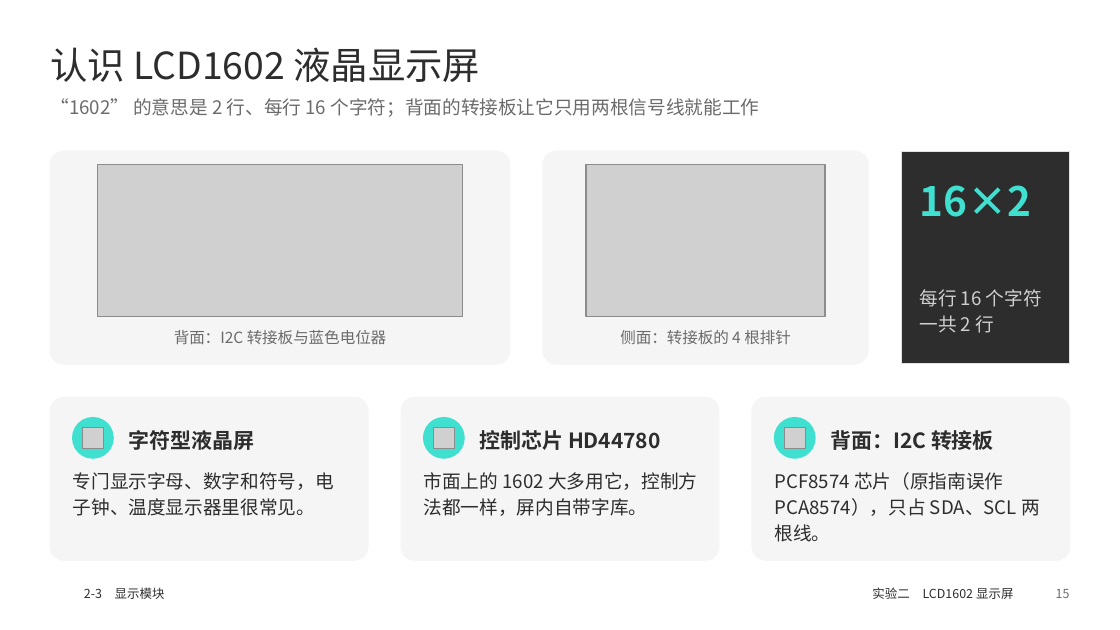
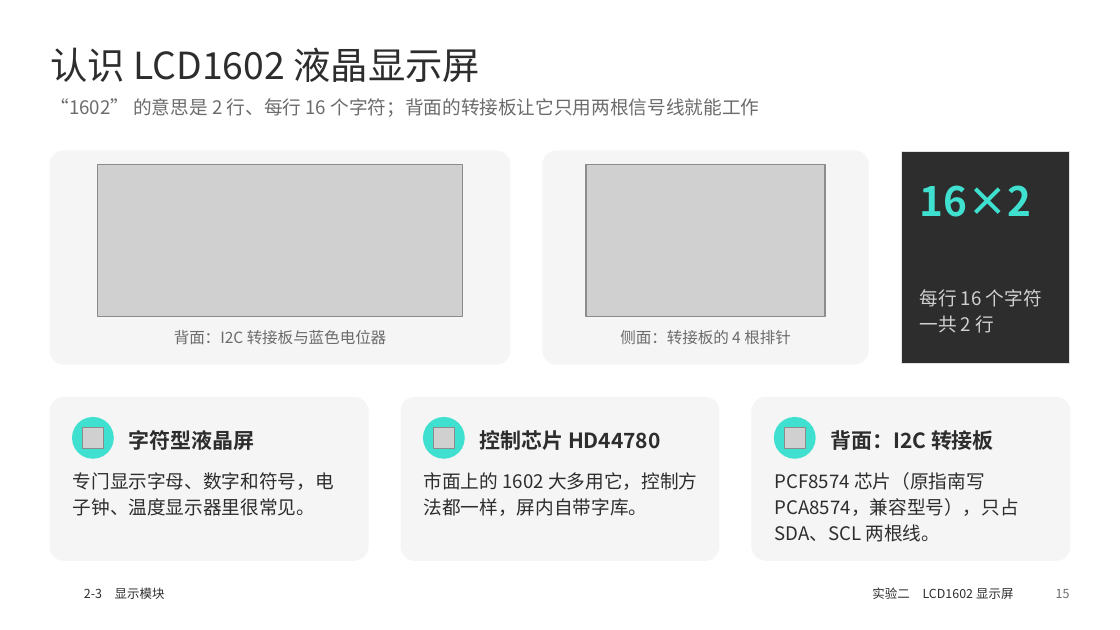
Before and after one commit to memoryzm214/Ericzm214, a slide deck: slide 15 of arduino-ppt/output/2-3_WS2812灯环_LCD1602.pptx. Drawn at 1120x630 pixels with LibreOffice and Linux fonts; fonts in the diff are those of the drawing; grey boxes stand for pictures; background and template pictures are left out. Boxes give left, top, right and bottom in pixels: in the first picture for what was removed or moved away, otherwise in the second. Text is boxed around its words. In the diff, an @@ line names an element or a change of style, - is before the commit and + after.

```diff
--- a/arduino-ppt/output/2-3_WS2812灯环_LCD1602.pptx
+++ b/arduino-ppt/output/2-3_WS2812灯环_LCD1602.pptx
@@ text at (775,472,1019,542): text changed @@
-PCF8574 芯片（原指南误作 PCA8574），只占 SDA、SCL 两根线。
+PCF8574 芯片（原指南写 PCA8574，兼容型号），只占 SDA、SCL 两根线。
```
Also in this commit, not shown: 1 other slide changed, 14 other files.
